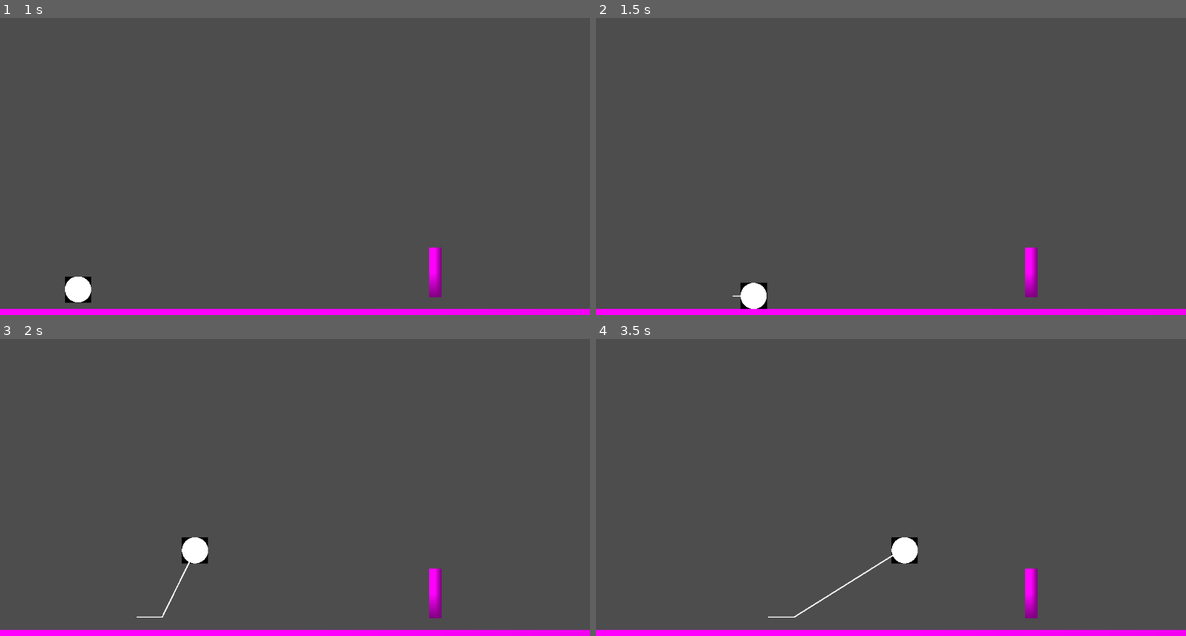
Above: before the commit, frames 1-4 (two rows, left to right).
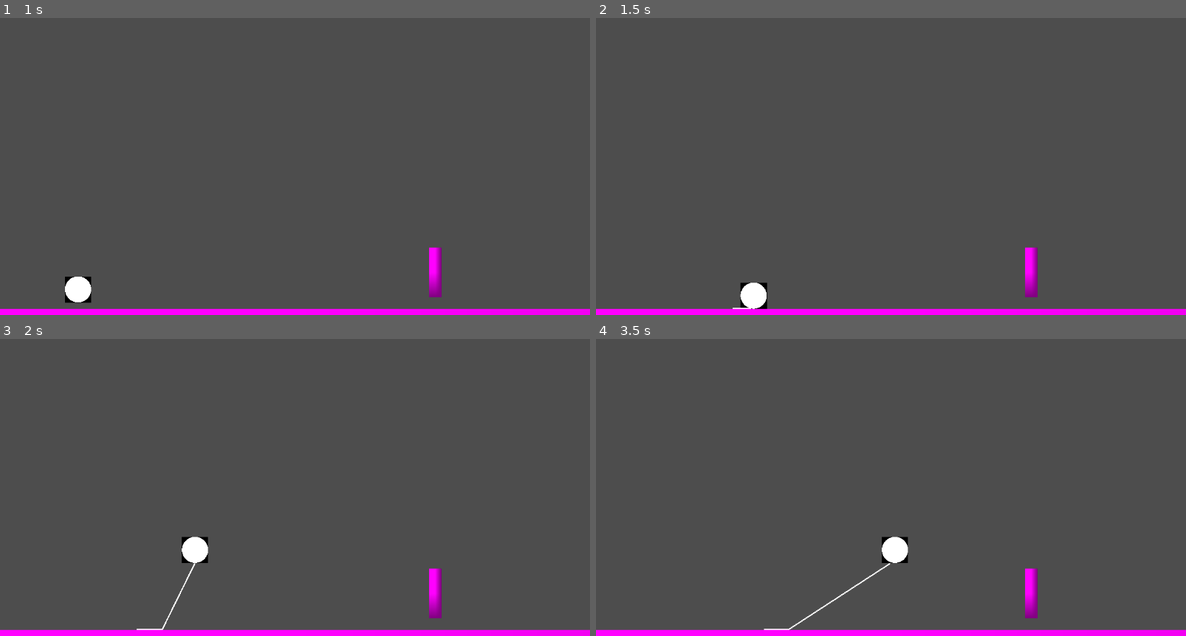
Above: after the commit, the same moments.

Repository: NAERNON/ggj-2026-mask
Game: Godot game, scene res://scenes/main.tscn
Two runs of this game, one before a commit and one after it. Both use one fixed random seed, a clock stepped at 60 frames per second and the inputs below.
Inputs:
- Up to frame 1 (1 s): hold D (move_tape_right) from 0.53 s (still down); hold R (move_tape_reroll) from 0.53 s (still down); tap Space (move_tape_jump) at 0.77 s
- Up to frame 2 (1.5 s): release D (move_tape_right) at 1.28 s; release R (move_tape_reroll) at 1.28 s; hold A (move_tape_left) from 1.28 s (still down); tap G (tape_switch_grip) at 1.35 s
- Up to frame 3 (2 s): keep holding A (move_tape_left); tap Space (move_tape_jump) at 1.52 s
- Up to frame 4 (3.5 s): release A (move_tape_left) at 2.03 s; hold R (move_tape_reroll) 2.03-2.78 s; hold D (move_tape_right) from 2.03 s (still down); tap G (tape_switch_grip) at 2.85 s; tap Space (move_tape_jump) at 3.02 s

Frame 1 is identical in both runs. In frame 2, less than 0.1% of the frame differs, in the area x 23-29%, y 89-99%; in frame 3, 0.2%; in frame 4, 0.7%, in the area x 28-55%, y 66-99%.

Commit message:
First basic implementation of dynamic platform with scotch

Diff:
--- a/assets/masking_tape.tscn
+++ b/assets/masking_tape.tscn
@@ -17,12 +17,19 @@
 "speed": 5.0
 }]
 
-[node name="MaskingTape" type="CharacterBody2D" unique_id=311947507]
+[node name="MaskingTape" type="CharacterBody2D" unique_id=311947507 node_paths=PackedStringArray("contact_floor")]
+floor_stop_on_slope = false
+floor_snap_length = 10.0
+safe_margin = 1.0
 script = ExtResource("1_no3c2")
 jump_speed = 600.0
+contact_floor = NodePath("Node2D")
 
 [node name="CollisionShape2D" type="CollisionShape2D" parent="." unique_id=932109046]
 shape = SubResource("CircleShape2D_no3c2")
 
 [node name="AnimatedSprite2D" type="AnimatedSprite2D" parent="." unique_id=1791920993]
 sprite_frames = SubResource("SpriteFrames_ikd68")
+
+[node name="Node2D" type="Node2D" parent="." unique_id=33840583]
+position = Vector2(0, 504)
--- a/scenes/main.gd
+++ b/scenes/main.gd
@@ -2,7 +2,9 @@
 
 @export var masking_tape : MaskingTape
 @export_range(0.0, 1.0, 0.01) var epsilon_tape : float
-@export_range(0.0, 5.0, 0.01) var epsilon_corner : float
+@export_range(1.0, 5.0, 0.01) var epsilon_corner : float
+
+@export_range(0.0, 5.0, 0.1) var rubber_width : float
 
 @export var platforms : Node
 
@@ -10,7 +12,6 @@
 
 var _current_tape : Line2D
 var _nb_current_tape_points : int
-var _current_param_dor : Vector3
 
 var _platform_corners : Array[Vector2]
 
@@ -31,7 +32,7 @@
 
 func _physics_process(_delta : float) -> void :
 	if _current_tape :
-		_current_tape.set_point_position(_nb_current_tape_points-1, masking_tape.position)
+		_current_tape.set_point_position(_nb_current_tape_points-1, masking_tape.contact_floor.global_position)
 
 		if _nb_current_tape_points > 2 :
 			var p1 : Vector2 = _current_tape.get_point_position(_nb_current_tape_points-2)
@@ -51,8 +52,7 @@
 				var p_p2  = p_on_d.distance_to(p2)
 
 				if dist < epsilon_corner and p_p1 < p1_p2 and p_p2 < p1_p2 :
-					_current_tape.add_point(corner, _nb_current_tape_points-1)
-					_nb_current_tape_points += 1
+					add_tape_point(corner, _nb_current_tape_points-1)
 
 func get_param_d(p1 : Vector2, p2 : Vector2) -> Vector3 :
 		var param_d : Vector3
@@ -62,6 +62,38 @@
 		param_d.z = -param_d.x * p1.x - param_d.y * p1.y
 
 		return param_d
+
+func add_tape_point(pos : Vector2, index : int = -1) -> void :
+	_current_tape.add_point(pos, index)
+	_nb_current_tape_points += 1
+
+	if _nb_current_tape_points > 2 :
+		var p1 : Vector2 = _current_tape.get_point_position(_nb_current_tape_points-3)
+		var p2 : Vector2 = _current_tape.get_point_position(_nb_current_tape_points-2)
+		var center = (p1 + p2) / 2
+		var angle : float = p1.angle_to_point(p2)
+		var size : float = p1.distance_to(p2)
+
+		var rectangle : RectangleShape2D = RectangleShape2D.new()
+		rectangle.size = Vector2(size, rubber_width)
+
+		var collision : CollisionShape2D = CollisionShape2D.new()
+		collision.shape = rectangle
+
+		var body : StaticBody2D = StaticBody2D.new()
+		body.rotation = angle
+		body.position = center
+		body.add_child(collision)
+
+		_current_tape.add_child(body)
+
+func remove_tape_point() -> void :
+	_current_tape.remove_point(_nb_current_tape_points-2)
+	_nb_current_tape_points -= 1
+
+	if _nb_current_tape_points > 1 :
+		var body : Node = _current_tape.get_child(-1)
+		_current_tape.remove_child(body)
 
 func _on_masking_tape_end_grip() -> void:
 	if _current_tape :
@@ -75,27 +107,23 @@
 	_nb_current_tape_points = 0
 	masking_tape.reroll_target = Vector2.INF
 
-	_current_tape.add_point(masking_tape.position)
-	_nb_current_tape_points += 1
+	add_tape_point(masking_tape.contact_floor.global_position)
 
 	if masking_tape.is_on_wall() or masking_tape.is_on_floor() :
 		masking_tape.reroll_target = _current_tape.get_point_position(_nb_current_tape_points-1)
-		_current_tape.add_point(masking_tape.position)
-		_nb_current_tape_points += 1
+		add_tape_point(masking_tape.contact_floor.global_position)
 
 func _on_masking_tape_touch_or_leave_floor() -> void:
 	if _current_tape :
 		masking_tape.reroll_target = _current_tape.get_point_position(_nb_current_tape_points-1)
-		_current_tape.add_point(masking_tape.position)
-		_nb_current_tape_points += 1
+		add_tape_point(masking_tape.contact_floor.global_position)
 
 func _on_masking_tape_reroll() -> void:
 	if masking_tape.position.distance_to(masking_tape.reroll_target) < epsilon_tape :
-		_current_tape.remove_point(_nb_current_tape_points-2)
-		_nb_current_tape_points -= 1
+		remove_tape_point()
 
 		if _nb_current_tape_points < 2 :
 			masking_tape.reroll_target = Vector2.INF
 			masking_tape.is_gripping = false
 		else :
-			masking_tape.reroll_target = _current_tape.get_point_position(_nb_current_tape_points-2)
+			masking_tape.reroll_target = _current_tape.get_point_position(_nb_current_tape_points-2) - masking_tape.contact_floor.position * masking_tape.scale
--- a/scenes/main.tscn
+++ b/scenes/main.tscn
@@ -13,6 +13,7 @@
 masking_tape = NodePath("MaskingTape")
 epsilon_tape = 1.0
 epsilon_corner = 2.5
+rubber_width = 1.0
 platforms = NodePath("Platforms")
 
 [node name="MaskingTape" parent="." unique_id=311947507 instance=ExtResource("1_o5qli")]
--- a/scripts/masking_tape.gd
+++ b/scripts/masking_tape.gd
@@ -5,7 +5,8 @@
 @export_range(0.0, 1000.0, 10.0) var jump_speed         : float
 @export_range(0.0, 1000.0, 10.0) var reroll_speed       : float
 
-var reroll_target : Vector2
+@export var contact_floor : Node2D
+var reroll_target     : Vector2
 
 signal start_grip()
 signal end_grip()
